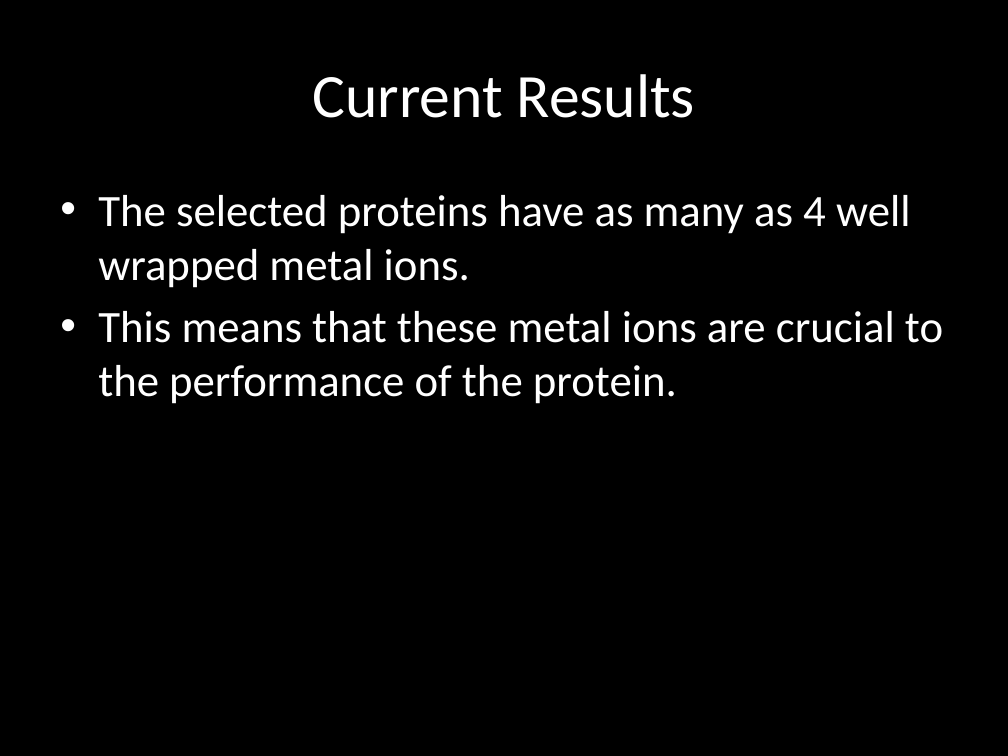
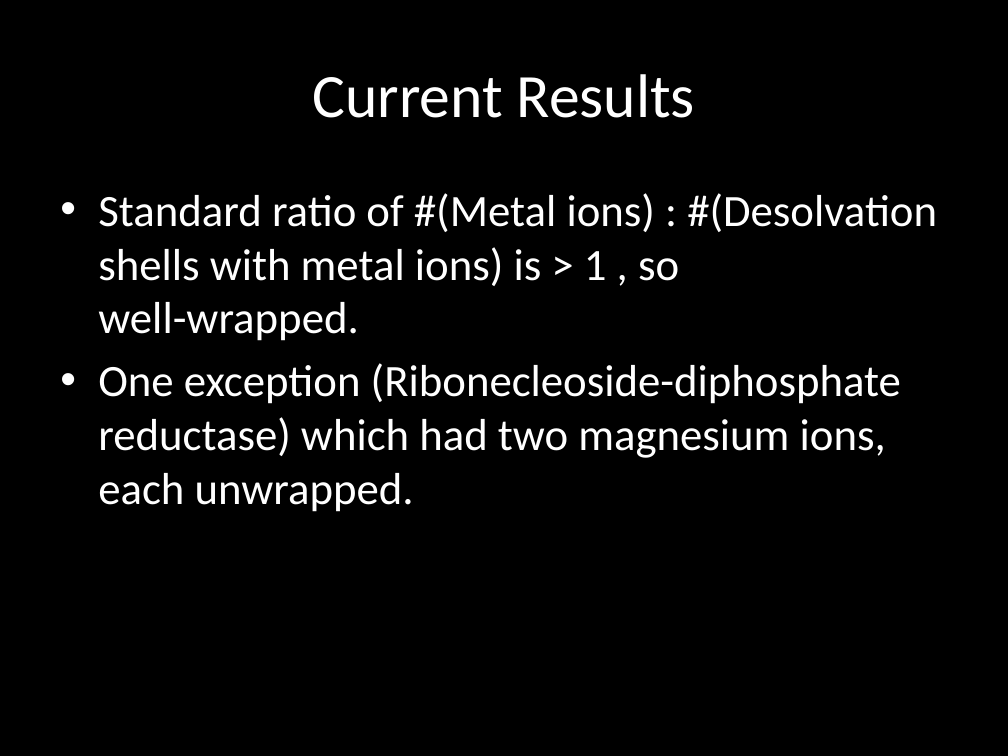
Before and after one commit to e21red/digitalbio_metalloprotein, a slide deck: slide 5 of thisisapresentation.pptx (slide 4 before the commit). Drawn at 1008x756 pixels with LibreOffice and Linux fonts; fonts in the diff are those of the drawing. Boxes give left, top, right and bottom in pixels: in the first picture for what was removed or moved away, otherwise in the second. Text is boxed around its words. In the diff, an @@ line names an element or a change of style, - is before the commit and + after.

```diff
--- a/thisisapresentation.pptx
+++ b/thisisapresentation.pptx
@@ text at (98,193,937,512): text changed @@
-• The selected proteins have as many as 4 well wrapped metal ions.
-• This means that these metal ions are crucial to the performance of the protein.
+• Standard ratio of #(Metal ions) : #(Desolvation shells with metal ions) is > 1 , so well-wrapped.
+• One exception (Ribonecleoside-diphosphate reductase) which had two magnesium ions, each unwrapped.
```
Also in this commit, not shown: 1 other slide changed, 4 slides added, 3 other files.
